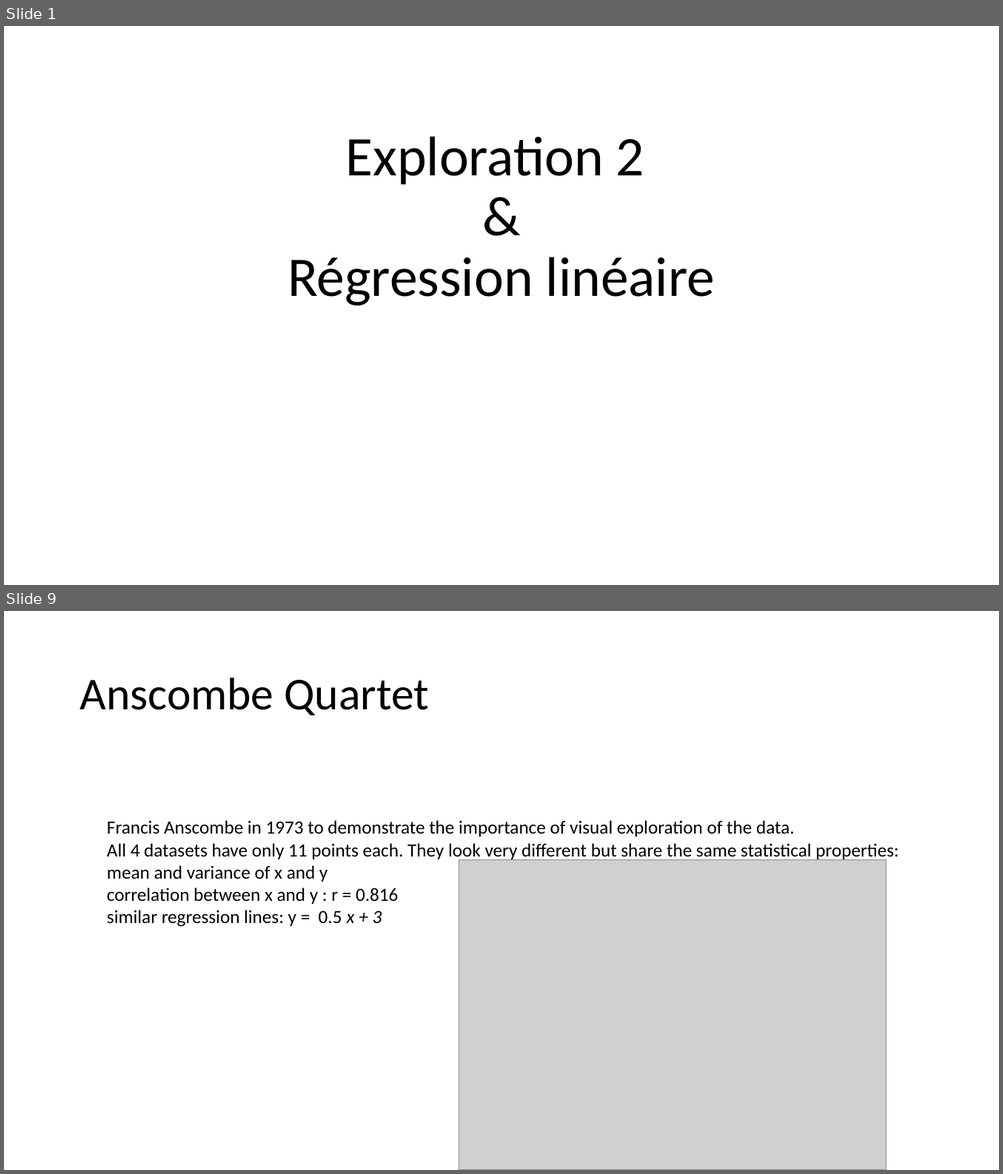
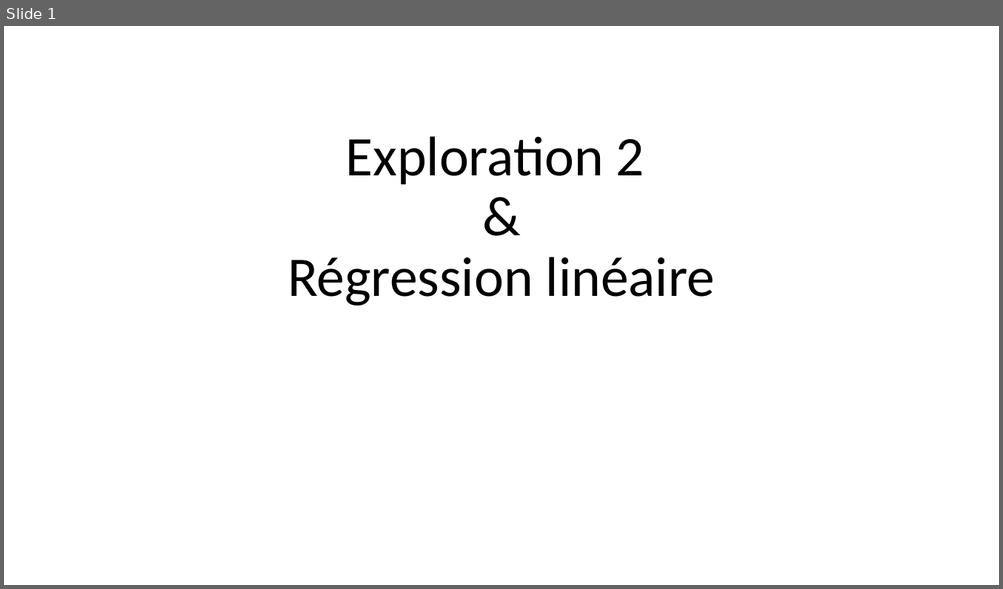
Before and after one commit to alexisperrier/XEmines_DataScience_2020, a slide deck: slides/XEM20_S1D3.pptx. Shown one above the other, each under a label of ours: slides 1 and 9 before the commit, slide 1 after it; the slides between them are not shown. The pictures are 1003x1174 and 1003x589 pixels, drawn with LibreOffice and Linux fonts; fonts in the diff are those of the drawing; grey boxes stand for pictures. Boxes give left, top, right and bottom in pixels: in the first picture for what was removed or moved away, otherwise in the second. Text is boxed around its words. In the diff, an @@ line names an element or a change of style, - is before the commit and + after.

Commit message:
Logistic regression

```diff
--- a/slides/XEM20_S1D3.pptx
+++ b/slides/XEM20_S1D3.pptx
@@ slide 9 removed at (x1=4, y1=611, x2=999, y2=1170), background #FFFFFF @@
@@ title removed at (x1=79, y1=678, x2=430, y2=715) @@
-Anscombe Quartet
@@ text removed at (x1=107, y1=820, x2=899, y2=927) @@
-Francis Anscombe in 1973 to demonstrate the importance of visual exploration of the data.
-All 4 datasets have only 11 points each. They look very different but share the same statistical properties:
-mean and variance of x and y
-correlation between x and y : r = 0.816
-similar regression lines: y = 0.5 x + 3
@@ picture removed at (x1=459, y1=860, x2=886, y2=1170) @@
```
Also in this commit, not shown: 9 slides changed, 36 slides added, 5 other slides removed, 11 other files.
